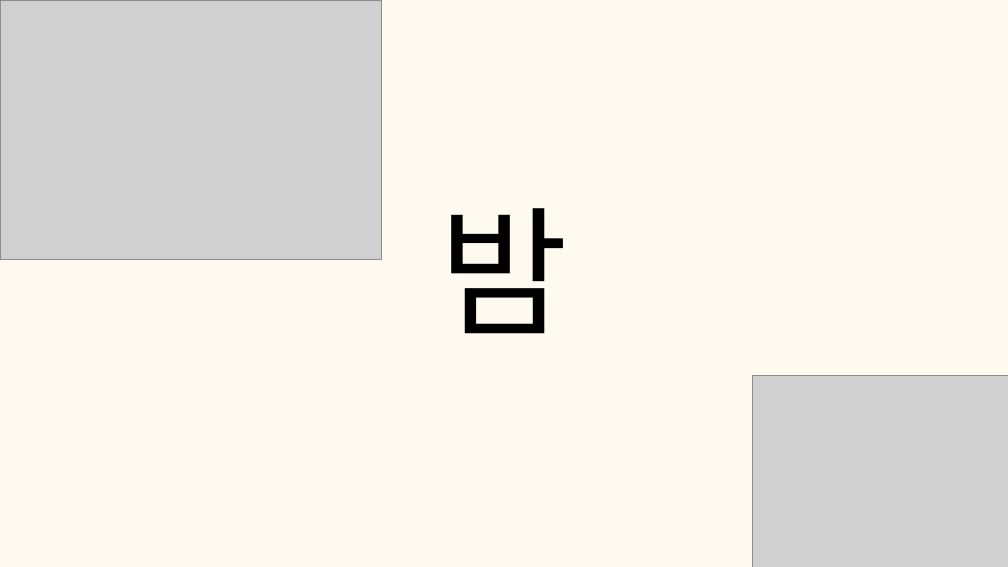
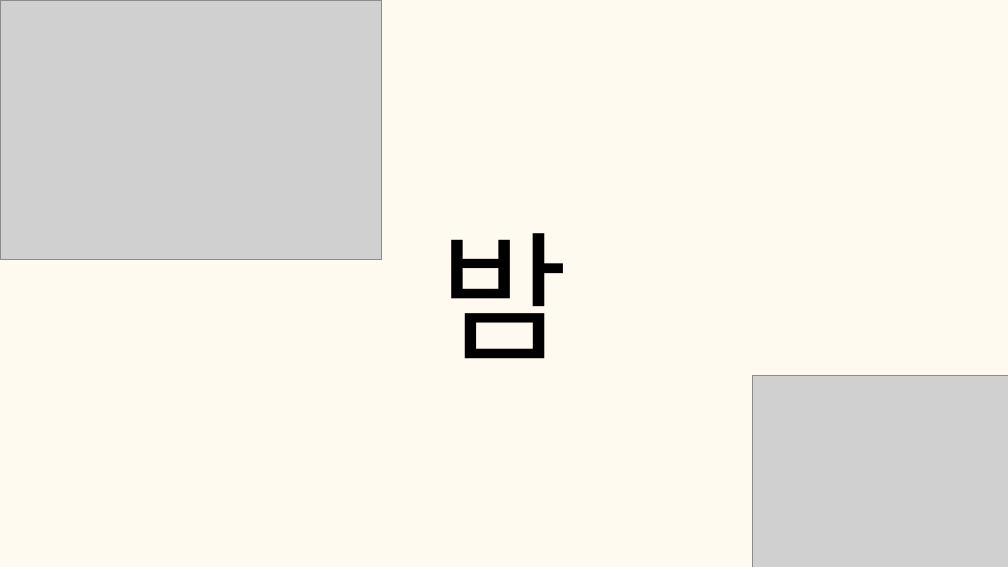
Before and after one commit to tkdgns25300/sunday_play, a slide deck: slide 12 of public/downloads/games/word-association/rules.pptx. Drawn at 1008x567 pixels with LibreOffice and Linux fonts; fonts in the diff are those of the drawing; grey boxes stand for pictures. Boxes give left, top, right and bottom in pixels: in the first picture for what was removed or moved away, otherwise in the second. Text is boxed around its words. In the diff, an @@ line names an element or a change of style, - is before the commit and + after.

```diff
--- a/public/downloads/games/word-association/rules.pptx
+++ b/public/downloads/games/word-association/rules.pptx
@@ text "밤": place and size @@
-text "밤" at <box>440,208,569,334</box>
+text "밤" at <box>440,233,569,359</box>
@@ text "밤" at <box>440,233,569,359</box>: font Calibri to Noto Sans CJK KR @@
```
Also in this commit, not shown: 13 other slides changed, 3 other files.
